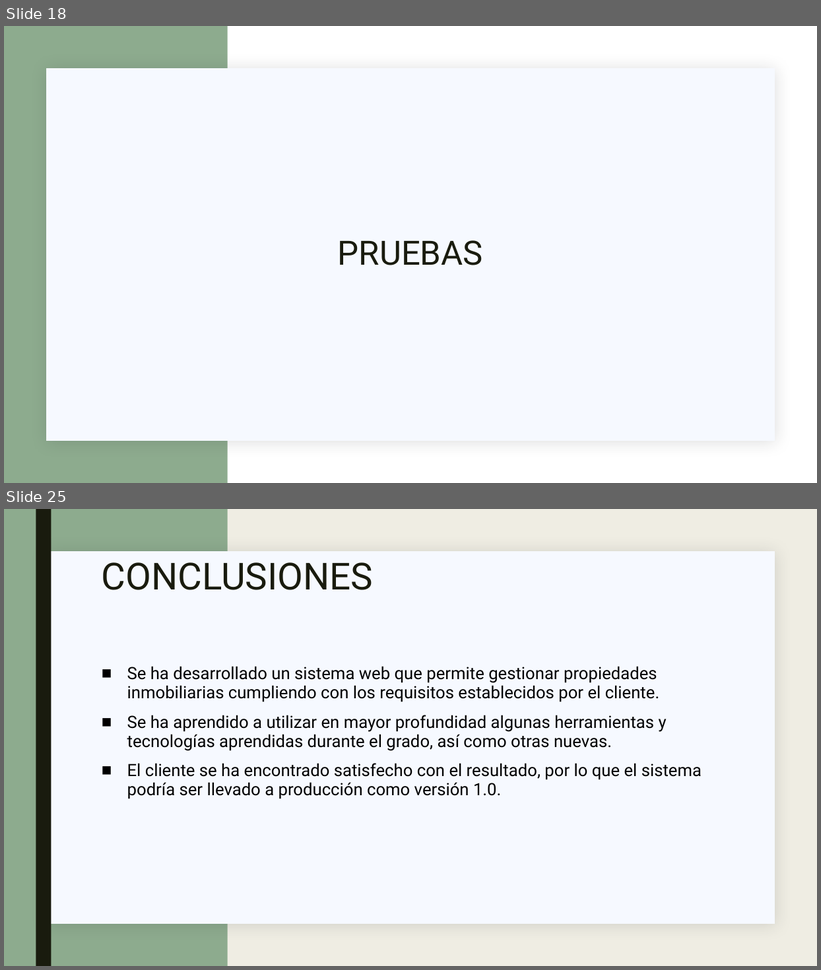
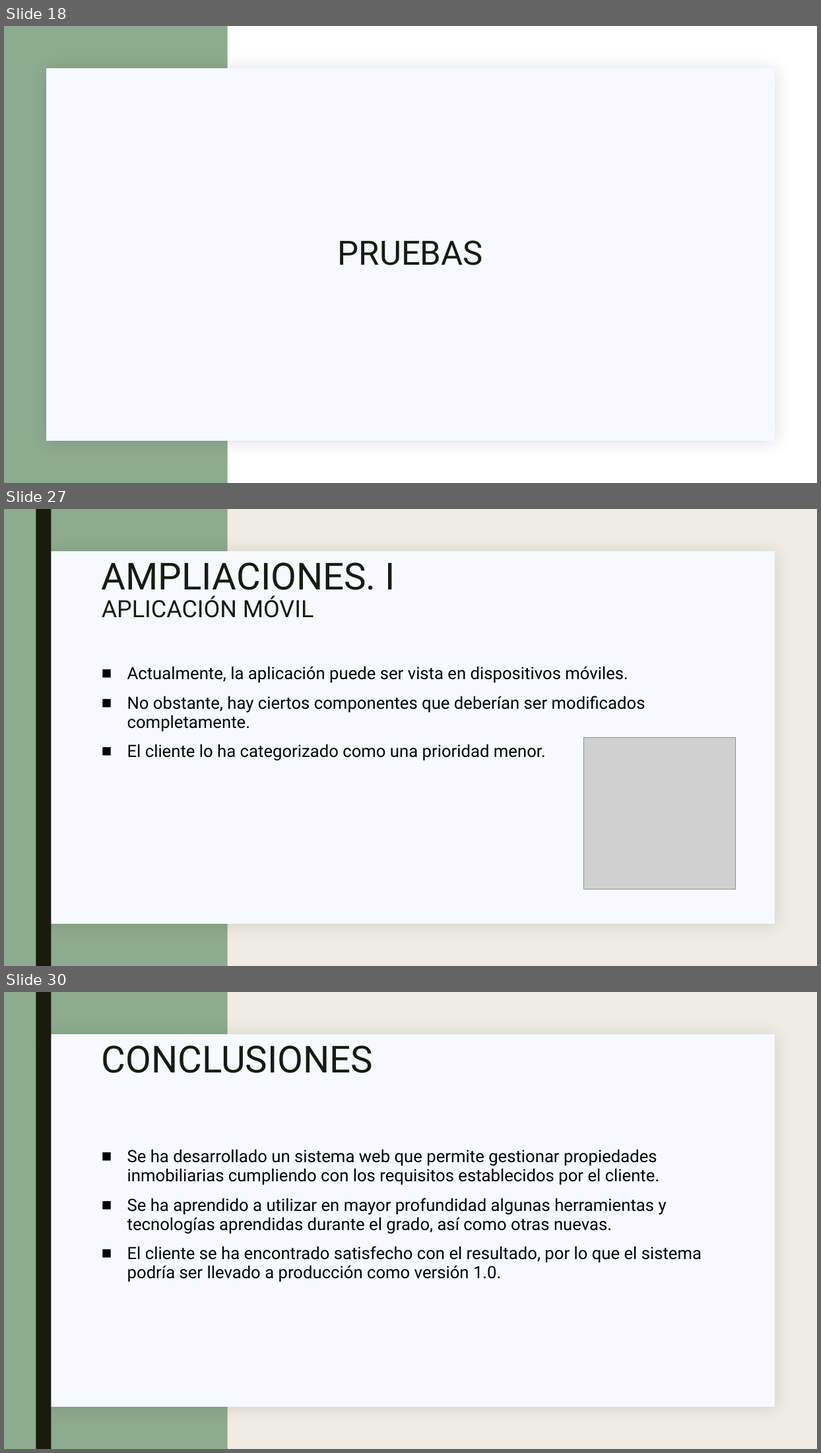
Before and after one commit to golmenero/tfg_inmobiliaria, a slide deck: MATERIAL/Defensa/Presentación.pptx. Shown one above the other, each under a label of ours: slides 18 and 25 before the commit, slides 18, 27 and 30 after it; the slides between them are not shown. The pictures are 821x970 and 821x1453 pixels, drawn with LibreOffice and Linux fonts; fonts in the diff are those of the drawing; grey boxes stand for pictures; background and template pictures are left out. Boxes give left, top, right and bottom in pixels: in the first picture for what was removed or moved away, otherwise in the second. Text is boxed around its words. In the diff, an @@ line names an element or a change of style, - is before the commit and + after.

```diff
--- a/MATERIAL/Defensa/Presentación.pptx
+++ b/MATERIAL/Defensa/Presentación.pptx
@@ slide 27 added at (x1=4, y1=509, x2=817, y2=966), background #EFEDE3; not listed: 2 template elements that a slide beside it also shows @@
@@ rectangle added at (x1=36, y1=509, x2=51, y2=966), fill #191B0E @@
@@ title added at (x1=102, y1=562, x2=395, y2=618), 28 pt, text #191B0E @@
+AMPLIACIONES. I
+APLICACIÓN MÓVIL
@@ text added at (x1=127, y1=666, x2=646, y2=761), 20 pt, text #000000 @@
+■ Actualmente, la aplicación puede ser vista en dispositivos móviles.
+■ No obstante, hay ciertos componentes que deberían ser modificados completamente.
+■ El cliente lo ha categorizado como una prioridad menor.
@@ picture added at (x1=584, y1=738, x2=736, y2=890) @@
@@ what was slide 25 is now slide 30 @@
```
Also in this commit, not shown: 9 slides changed, 4 other slides added.
